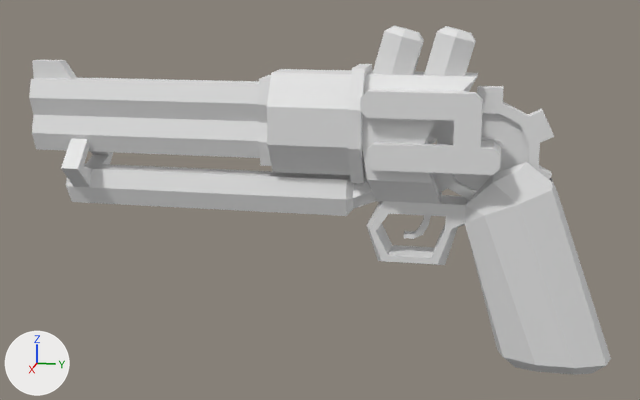
The FBX model Assets/_VanHelsingVR/Art/FBX/Player/gun.fbx: old version first, new version second.
Camera for both pictures: a 50 mm camera at (4.36, 2.41, 1.25) aimed at (0.18, 1.57, 0.2). The axes (+X, +Y, +Z) are drawn at lower left. The lights are the same throughout. The first picture is the older version. Where no turn or scale is listed for an object, it has been applied to the vertices.

Objects in the first picture: 'Bobina', 'Cañon', 'Conexion.001', 'Cuerpo', 'Engrane', 'Foco', 'Foco.001', 'Mango', 'SoporteBobina', 'SoporteCuerpo' and 5 more.
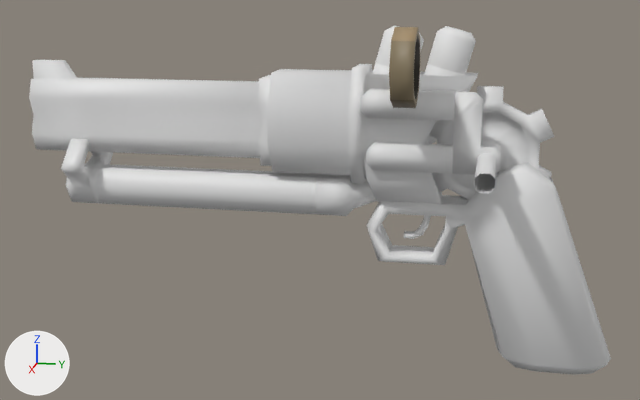
The newer file is also turned or shifted as a whole; pictures and numbers use the older file's frame.

Location of each change, (x1, y1, x2, y2) in pixels of the pictures (640 x 400 px):
'Indicador', added (brown): after (389, 27, 420, 108)
'Resorte', added: after (474, 153, 496, 194)
part 1 of me_cylinder_005, shading changed: (429, 86, 554, 200) in both
part 2 of me_cylinder_003, shading changed: (267, 64, 478, 204) in both
part 3 of me_cube_016, shading changed: (367, 162, 611, 372) in both
part 4 of me_cylinder_006, shading changed: (97, 166, 320, 214) in both
part 5 of me_cylinder, shading changed: (29, 60, 271, 166) in both
part 6 of me_cube_008, shading changed: (452, 90, 501, 174) in both
part 7 of me_cube_013, shading changed: (360, 89, 456, 174) in both
'Foco', unchanged, covered by the edit: before (375, 26, 424, 73); after (375, 26, 424, 67)

The change, as a list of edits to the scene's bpy script:
```text
Add img_tex_gun_png:
    img_tex_gun_png = load_image('Tex_Gun.png', '../../Accesories/Tex_Gun.png', 256, 256, 'sRGB')
Add mat_gunmat_001:
    mat_gunmat_001 = principled_material('GunMat.001')
    mat_gunmat_001.texture = img_tex_gun_png
Change me_cylinder:
    where me_cylinder.from_pydata(...)  # 58 vertices, 52 faces; spans x -0.125..0.125, y -0.825..0.488, z -0.25..0.25
    used by ob_cañon; location = (0.0, 0.825, 0.594)
    me_cylinder part 5: edges marked sharp go from 72 to 0
Change me_cube_016:
    where me_cube_016.from_pydata(...)  # 107 vertices, 100 faces; spans x -0.125..0.188, y -0.594..0.656, z -1.094..0.094
    used by ob_mango; location = (-0.031, 2.375, 0.438)
    me_cube_016 part 3: edges marked sharp go from 163 to 0
Change me_cylinder_006:
    where me_cylinder_006.from_pydata(...)  # 12 vertices, 6 faces; spans x -0.094..0.094, y -0.635..0.553, z -0.107..0.08
    used by ob_bobina; location = (0.0, 0.979, 0.201)
    me_cylinder_006 part 4: edges marked sharp go from 6 to 0
Change me_cylinder_005:
    where me_cylinder_005.from_pydata(...)  # 144 vertices, 134 faces; spans x -0.041..0.041, y -0.309..0.309, z -0.317..0.317
    used by ob_engrane; location = (0.0, 2.375, 0.438)
    me_cylinder_005 part 1: edges marked sharp go from 216 to 0
Change me_cylinder_003:
    where me_cylinder_003.from_pydata(...)  # 79 vertices, 78 faces; spans x -0.219..0.219, y -0.59..0.41, z -0.341..0.347
    used by ob_cuerpo; location = (0.0, 1.903, 0.497)
    me_cylinder_003 part 2: edges marked sharp go from 132 to 0
Change me_cube_013:
    used by ob_soportecuerpo; location = (0.156, 2.375, 0.438)
    remove me_cube_013.from_pydata(...)  # 32 vertices, 28 faces; spans x -0.031..0.094, y -0.594..-0.156, z -0.062..0.312
    add me_cube_013.from_pydata(...)  # 32 vertices, 28 faces; spans x -0.031..0.094, y -0.594..-0.156, z -0.062..0.313
    me_cube_013 part 7: edges marked sharp go from 46 to 0
Change me_cube_008:
    used by ob_conexion_001; location = (0.156, 2.375, 0.438)
    remove me_cube_008.from_pydata(...)  # 42 vertices, 43 faces; spans x -0.031..0.094, y -0.562..0.062, z -0.062..0.312
    add me_cube_008.from_pydata(...)  # 42 vertices, 43 faces; spans x -0.031..0.094, y -0.563..0.062, z -0.062..0.312
    me_cube_008 part 6: edges marked sharp go from 60 to 0
Add me_cube_017:
    me_cube_017.from_pydata([(0.0, 0.021, 0.042), (0.0, 0.021, -0.042), (0.0, 0.042, -0.021), (0.0, 0.042, 0.021), (0.0, -0.042, 0.021), (0.0, -0.021, 0.042), (0.0, -0.042, -0.021), (0.0, -0.021, -0.042), (0.531, -0.042, -0.021), (0.531, -0.021, -0.042), (0.531, -0.042, 0.021), (0.531, -0.021, 0.042), (0.531, 0.021, -0.042), (0.531, 0.042, -0.021), (0.531, 0.042, 0.021), (0.531, 0.021, 0.042)], [], [(3, 0, 15, 14), (4, 6, 8, 10), (7, 1, 12, 9), (5, 4, 10, 11), (0, 5, 11, 15), (2, 3, 14, 13), (1, 2, 13, 12), (6, 7, 9, 8)])
Add me_cylinder_007:
    me_cylinder_007.from_pydata(...)  # 48 vertices, 41 faces; spans x 0.0..0.481, y -0.047..0.07, z -0.068..0.288
    me_cylinder_007.materials.append(mat_gunmat_001)  # picture img_tex_gun_png
Add ob_resorte:
    ob_resorte = bpy.data.objects.new('Resorte', me_cube_017)
    ob_resorte.location = (0.188, 2.375, 0.438)
Add ob_indicador:
    ob_indicador = bpy.data.objects.new('Indicador', me_cylinder_007)
    ob_indicador.location = (0.094, 1.984, 0.766)
```
